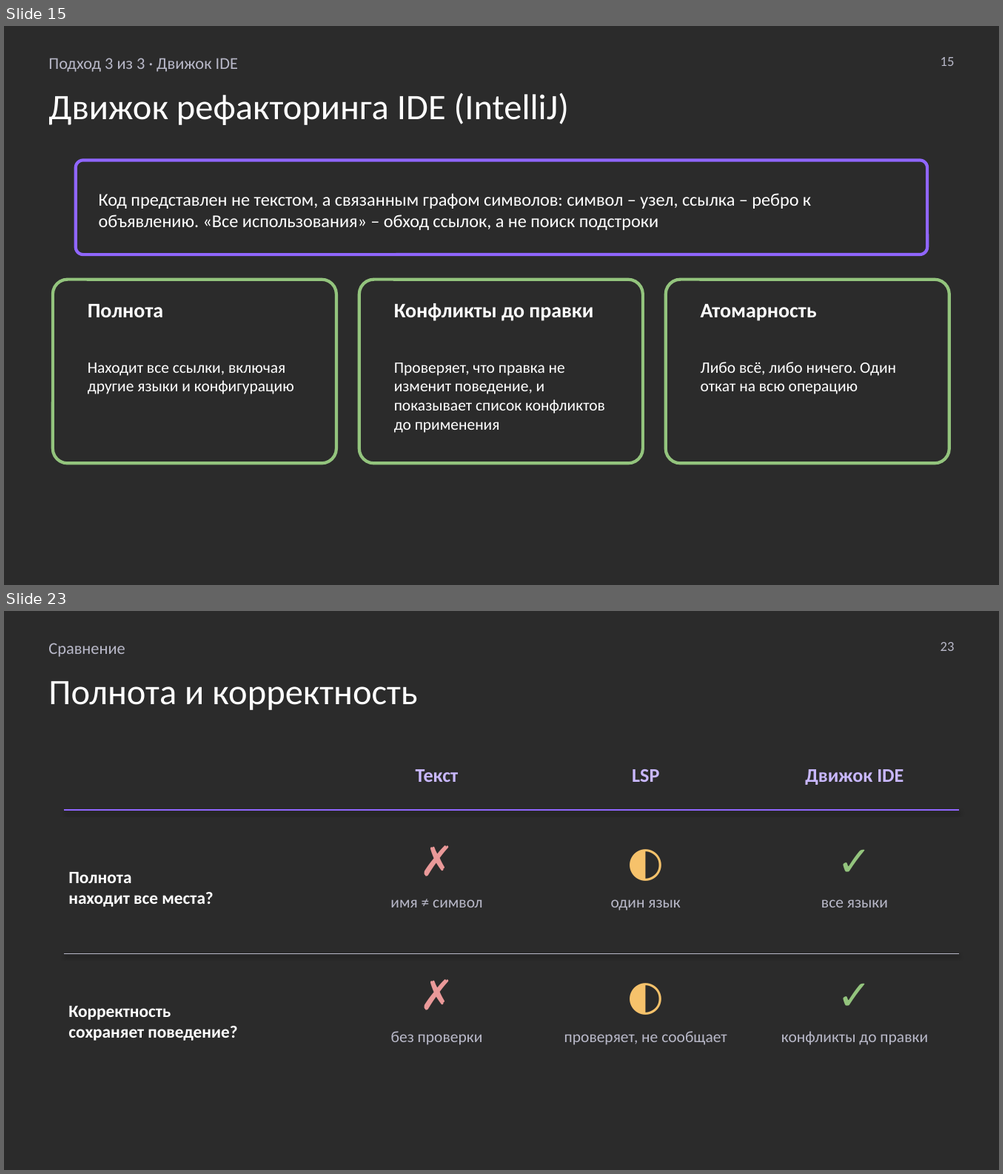
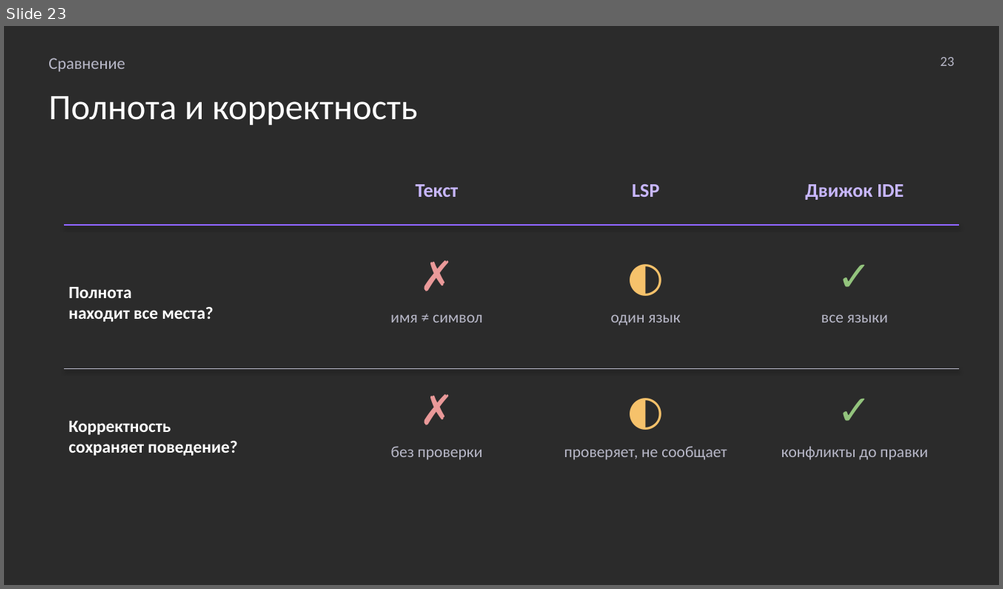
Before and after one commit to MchKosticyn/ide-refactoring-in-ai-agents, a slide deck: Доклад_ Рефакторинг в ИИ-агентах.pptx. Shown one above the other, each under a label of ours: slides 15 and 23 before the commit, slide 23 after it; the slides between them are not shown. The pictures are 1003x1174 and 1003x589 pixels, drawn with LibreOffice and Linux fonts; fonts in the diff are those of the drawing; background and template pictures are left out; a plain dark background stands for a picture behind light text. Boxes give left, top, right and bottom in pixels: in the first picture for what was removed or moved away, otherwise in the second. Text is boxed around its words. In the diff, an @@ line names an element or a change of style, - is before the commit and + after.

```diff
--- a/Доклад_ Рефакторинг в ИИ-агентах.pptx
+++ b/Доклад_ Рефакторинг в ИИ-агентах.pptx
@@ slide 15 removed at bbox=[4, 26, 999, 585], background picture (left out) @@
@@ text removed at bbox=[48, 58, 238, 72] @@
-Подход 3 из 3 · Движок IDE
@@ text removed at bbox=[940, 57, 954, 66] @@
-15
@@ text removed at bbox=[48, 93, 569, 125] @@
-Движок рефакторинга IDE (IntelliJ)
@@ rounded rectangle removed at bbox=[76, 160, 927, 255] @@
@@ text removed at bbox=[99, 193, 811, 230] @@
-Код представлен не текстом, а связанным графом символов: символ – узел, ссылка – ребро к объявлению. «Все использования» – обход ссылок, а не поиск подстроки
@@ rounded rectangle removed at bbox=[53, 280, 336, 463] @@
@@ rounded rectangle removed at bbox=[359, 280, 643, 463] @@
@@ rounded rectangle removed at bbox=[666, 280, 949, 463] @@
@@ text removed at bbox=[88, 304, 163, 318] @@
-Полнота
@@ text removed at bbox=[394, 304, 593, 321] @@
-Конфликты до правки
@@ text removed at bbox=[700, 304, 817, 321] @@
-Атомарность
@@ text removed at bbox=[88, 363, 294, 395] @@
-Находит все ссылки, включая другие языки и конфигурацию
@@ text removed at bbox=[394, 363, 605, 433] @@
-Проверяет, что правка не изменит поведение, и показывает список конфликтов до применения
@@ text removed at bbox=[700, 362, 896, 395] @@
-Либо всё, либо ничего. Один откат на всю операцию
```
Also in this commit, not shown: 23 slides changed, 2 slides added, 3 other slides removed, 2 other files.
